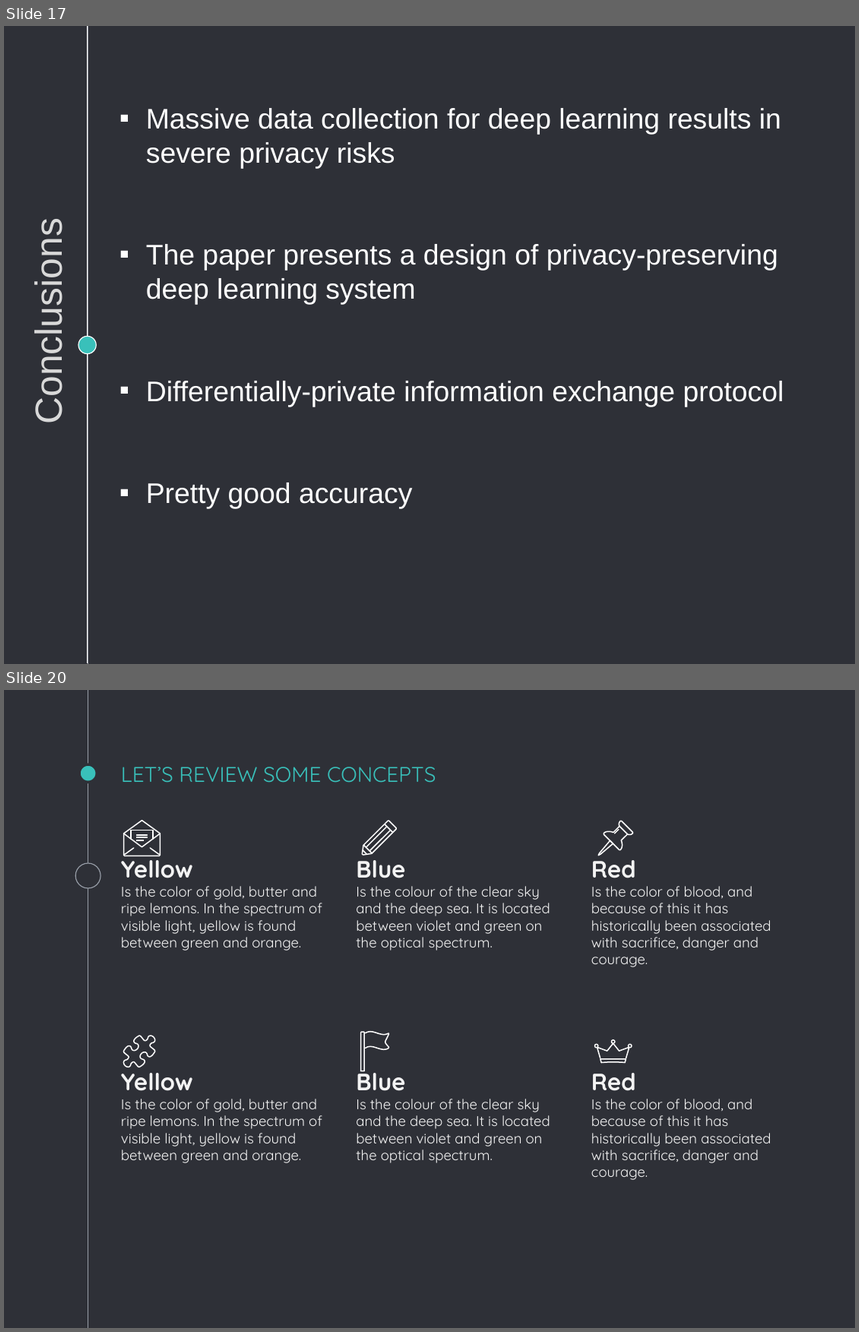
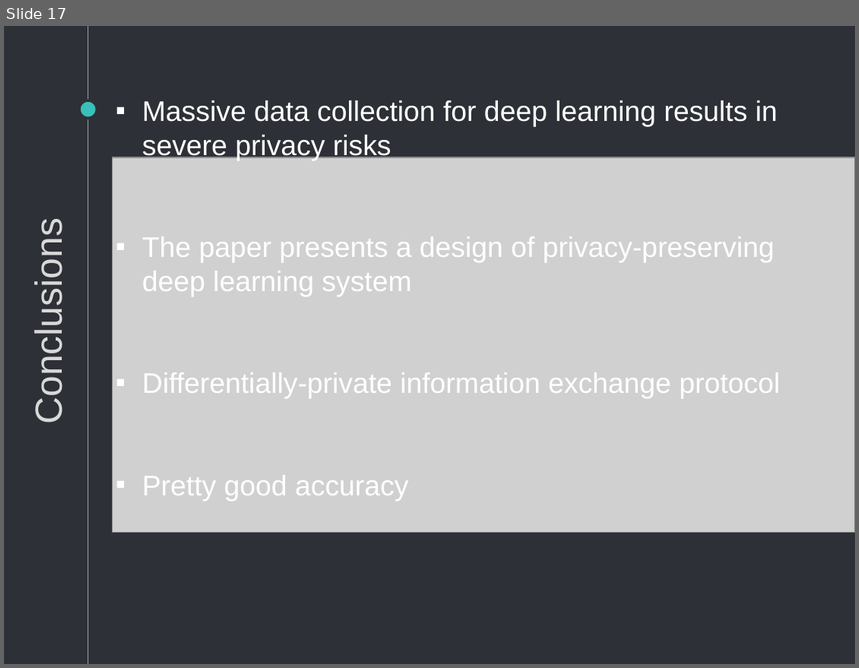
Before and after one commit to vaibhav90/Reading_Exam, a slide deck: Presentation/Eleanor.pptx. Shown one above the other, each under a label of ours: slides 17 and 20 before the commit, slide 17 after it; the slides between them are not shown. The pictures are 859x1332 and 859x668 pixels, drawn with LibreOffice and Linux fonts; fonts in the diff are those of the drawing; grey boxes stand for pictures; background and template pictures are left out. Boxes give left, top, right and bottom in pixels: in the first picture for what was removed or moved away, otherwise in the second. Text is boxed around its words. In the diff, an @@ line names an element or a change of style, - is before the commit and + after.

```diff
--- a/Presentation/Eleanor.pptx
+++ b/Presentation/Eleanor.pptx
@@ slide 20 removed at (4,690,855,1328), background #2E3037; not listed: 1 template element that a slide beside it also shows @@
@@ ellipse removed at (79,765,97,783) @@
@@ title removed at (121,767,436,782) @@
-LET’S REVIEW SOME CONCEPTS
@@ group removed at (124,820,161,856): 7 freeform shapes @@
@@ group removed at (363,821,396,855): 6 freeform shapes @@
@@ group removed at (598,821,633,855): 4 freeform shapes @@
@@ ellipse removed at (75,863,101,888) @@
@@ text removed at (121,853,322,951) @@
-Yellow
-Is the color of gold, butter and ripe lemons. In the spectrum of visible light, yellow is found between green and orange.
@@ text removed at (356,853,550,951) @@
-Blue
-Is the colour of the clear sky and the deep sea. It is located between violet and green on the optical spectrum.
@@ text removed at (591,853,771,967) @@
-Red
-Is the color of blood, and because of this it has historically been associated with sacrifice, danger and courage.
@@ freeform shape removed at (124,1036,155,1067) @@
@@ freeform shape removed at (360,1032,364,1072) @@
@@ freeform shape removed at (366,1032,389,1050) @@
@@ text removed at (121,1066,322,1163) @@
-Yellow
-Is the color of gold, butter and ripe lemons. In the spectrum of visible light, yellow is found between green and orange.
@@ text removed at (356,1066,550,1163) @@
-Blue
-Is the colour of the clear sky and the deep sea. It is located between violet and green on the optical spectrum.
@@ text removed at (591,1073,771,1180) @@
-Red
-Is the color of blood, and because of this it has historically been associated with sacrifice, danger and courage.
@@ group removed at (595,1040,633,1063): 5 freeform shapes @@
@@ slide 17 changed as well @@
@@ line removed from (88, 26) to (88, 337) @@
@@ text "Massive data collection for deep ...": place and size @@
-text "Massive data collection for deep ..." at (146,108,785,509)
+text "Massive data collection for deep ..." at (142,100,781,501)
@@ ellipse added at (79,101,97,119), fill #39C0BA, outline #2E3037 2.25 pt @@
@@ picture added at (112,158,855,534) @@
@@ ellipse removed at (79,337,97,354) @@
@@ line removed from (88, 354) to (88, 664) @@
```
Also in this commit, not shown: 13 other slides changed, 3 other slides removed.
